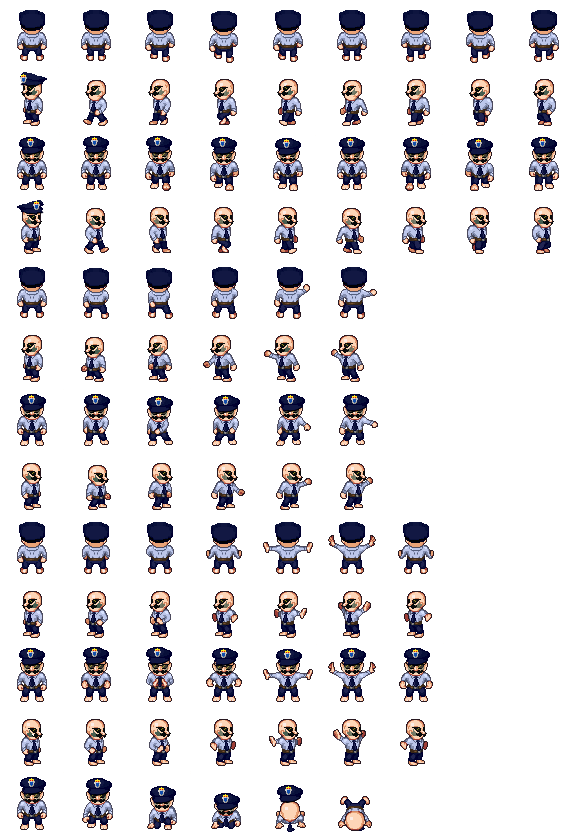
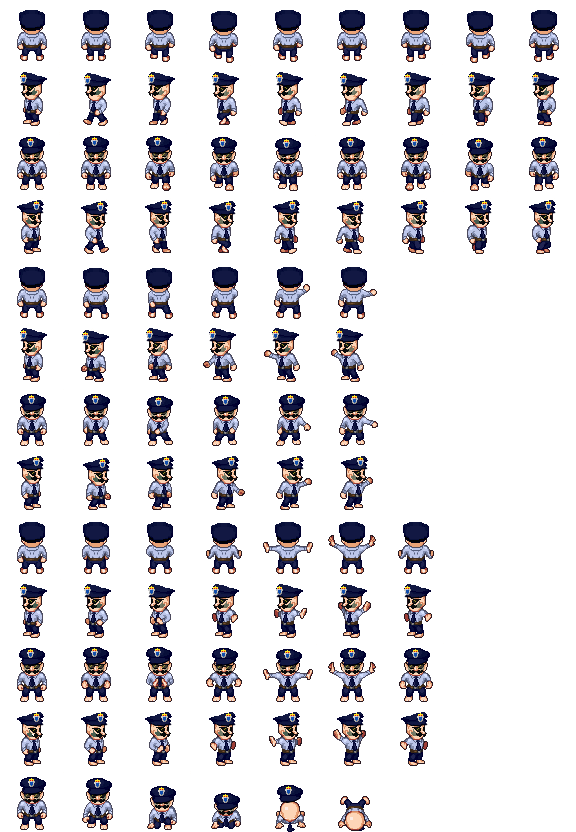
Layers edited between the first and the second 576 × 832 image:
showed "MergedCapSide", painted on it over (17, 64, 559, 727)
hid group "SideCap" (2 layers) over (20, 70, 41, 87)
